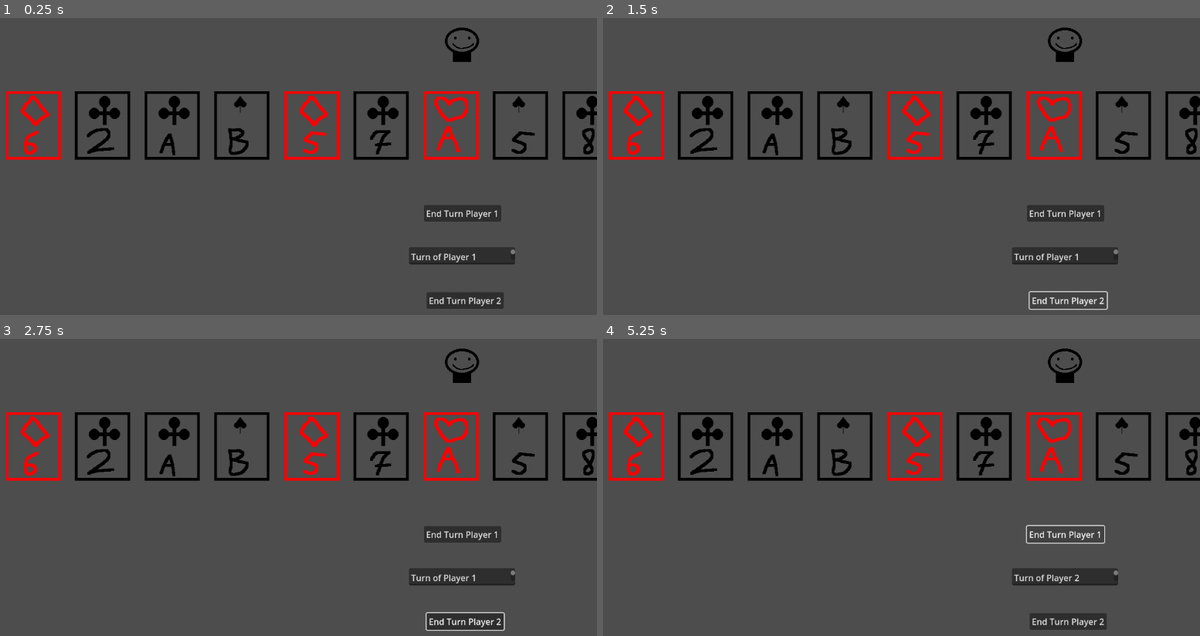
Above: before the commit, frames 1-4 (two rows, left to right).
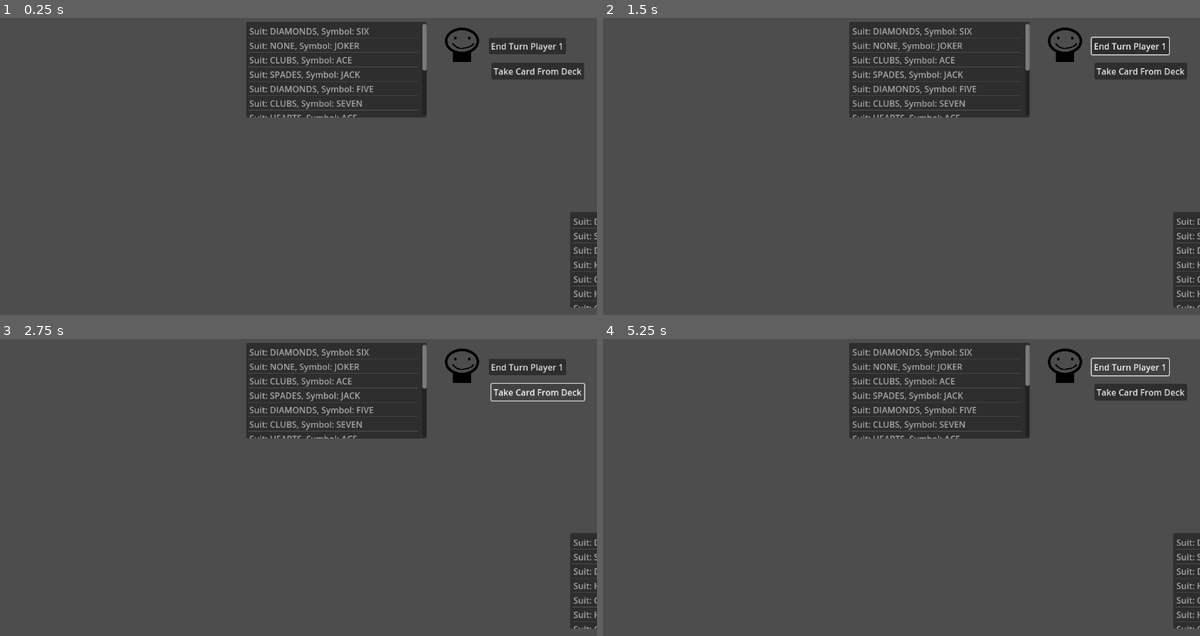
Above: after the commit, the same moments.

Repository: Brentem/JokerRummy
Game: Godot game, scene res://scenes/main.tscn
Two runs of this game, one before a commit and one after it. Both use one fixed random seed, a clock stepped at 60 frames per second and the inputs below.
Inputs (mouse positions are in pixels of both pictures, inside the frame that each line leads up to):
- Up to frame 1 (0.25 s): no input
- Up to frame 2 (1.5 s): click "End Turn Player 1" at 0.5 s; click (1068, 300) at 1.25 s, where only the run before the commit has a clickable "End Turn Player 2"
- Up to frame 3 (2.75 s): click (537, 392) at 2 s, where only the run after the commit has a clickable "Take Card From Deck"
- Up to frame 4 (5.25 s): click "End Turn Player 1" at 2.75 s; click (1068, 621) at 3.5 s, where only the run before the commit has a clickable "End Turn Player 2"; click (1140, 392) at 4.25 s, where only the run after the commit has a clickable "Take Card From Deck"; click "End Turn Player 1" at 5 s

The runs differ from the first frame. In frame 1, 19% of the frame differs, in the area x 0-100%, y 1-98%; in frame 2, 19%; in frame 3, 18%; in frame 4, 18%.

Commit message:
Possible to get card from deck.

Diff:
--- a/project/scenes/main.tscn
+++ b/project/scenes/main.tscn
@@ -16,26 +16,60 @@
 [node name="Player2" parent="." instance=ExtResource("3_a3nih")]
 position = Vector2(900, 900)
 
-[node name="Button1" type="Button" parent="."]
-offset_left = 829.0
-offset_top = 350.0
-offset_right = 973.0
-offset_bottom = 381.0
+[node name="TurnButton1" type="Button" parent="."]
+offset_left = 950.0
+offset_top = 37.0
+offset_right = 1094.0
+offset_bottom = 68.0
 text = "End Turn Player 1"
 
-[node name="Button2" type="Button" parent="."]
-offset_left = 834.0
-offset_top = 513.0
-offset_right = 978.0
-offset_bottom = 544.0
+[node name="TurnButton2" type="Button" parent="."]
+offset_left = 962.0
+offset_top = 883.0
+offset_right = 1106.0
+offset_bottom = 914.0
 text = "End Turn Player 2"
 
 [node name="TextEdit" type="TextEdit" parent="."]
-offset_left = 801.0
-offset_top = 429.0
-offset_right = 999.0
-offset_bottom = 461.0
+offset_left = 1522.0
+offset_top = 414.0
+offset_right = 1720.0
+offset_bottom = 446.0
 text = "Turn of"
 
-[connection signal="pressed" from="Button1" to="." method="_on_button_pressed" binds= [0]]
-[connection signal="pressed" from="Button2" to="." method="_on_button_pressed" binds= [1]]
+[node name="DeckList" type="ItemList" parent="."]
+offset_left = 1102.0
+offset_top = 363.0
+offset_right = 1439.0
+offset_bottom = 542.0
+
+[node name="PlayerOneList" type="ItemList" parent="."]
+offset_left = 497.0
+offset_top = 7.0
+offset_right = 834.0
+offset_bottom = 186.0
+
+[node name="PlayerTwoList" type="ItemList" parent="."]
+offset_left = 488.0
+offset_top = 788.0
+offset_right = 825.0
+offset_bottom = 967.0
+
+[node name="DeckButton1" type="Button" parent="."]
+offset_left = 955.0
+offset_top = 84.0
+offset_right = 1128.0
+offset_bottom = 115.0
+text = "Take Card From Deck"
+
+[node name="DeckButton2" type="Button" parent="."]
+offset_left = 972.0
+offset_top = 922.0
+offset_right = 1145.0
+offset_bottom = 953.0
+text = "Take Card From Deck"
+
+[connection signal="pressed" from="TurnButton1" to="." method="_on_turn_button_pressed" binds= [0]]
+[connection signal="pressed" from="TurnButton2" to="." method="_on_turn_button_pressed" binds= [1]]
+[connection signal="pressed" from="DeckButton1" to="." method="_on_action_button_pressed" binds= ["DeckButton", 0]]
+[connection signal="pressed" from="DeckButton2" to="." method="_on_action_button_pressed" binds= ["DeckButton", 1]]
--- a/project/scripts/card.gd
+++ b/project/scripts/card.gd
@@ -10,6 +10,7 @@
 var _suit = Suit.NONE
 var _symbol = Symbol.NONE
 
+# TODO: This functions is not used currently.
 func SetCardType(cardInfo: CardInfo):
 	_suit = cardInfo._suit
 	_symbol = cardInfo._symbol
--- a/project/scripts/card_types.gd
+++ b/project/scripts/card_types.gd
@@ -31,3 +31,5 @@
 class CardInfo:
 	var _suit : Suit = Suit.NONE
 	var _symbol : Symbol = Symbol.NONE
+	func _to_string() -> String:
+		return "Suit: " + Suit.keys()[_suit] + ", Symbol: " + Symbol.keys()[_symbol]
--- a/project/scripts/deck.gd
+++ b/project/scripts/deck.gd
@@ -7,6 +7,7 @@
 const Symbol = CardTypes.Symbol
 
 var _deckElements : Array[CardInfo]= []
+var _elementTaken : bool = false;
 
 func _init():
 	for i in 2:
@@ -27,4 +28,5 @@
 	_deckElements.shuffle()
 
 func GetCardFromDeck() -> CardInfo:
+	_elementTaken = true;
 	return _deckElements.pop_back()
--- a/project/scripts/main.gd
+++ b/project/scripts/main.gd
@@ -4,22 +4,49 @@
 
 const cardOffset := 150
 
+const DeckButton := "DeckButton"
+
 var deck : Deck = Deck.new()
+var playerList : Array[ItemList] = []
 
 # Called when the node enters the scene tree for the first time.
 func _ready():
-	var cardOnePosition := Vector2(-800, 150)
-	var cardTwoPosition := Vector2(-800, -150)
+
+	# NOTE: Begin of code to add card sprites to scene
+	#var cardOnePosition := Vector2(-800, 150)
+	#var cardTwoPosition := Vector2(-800, -150)
+	#
+	#for i in 13:
+		#$Player1.AddCard(deck.GetCardFromDeck(), cardOnePosition)
+		#$Player2.AddCard(deck.GetCardFromDeck(), cardTwoPosition)
+		#cardOnePosition.x += 130
+		#cardTwoPosition.x += 130
+	# NOTE: End of code to add card sprites to scene
+
+	playerList.append($PlayerOneList)
+	playerList.append($PlayerTwoList)
 
 	for i in 13:
-		$Player1.AddCard(deck.GetCardFromDeck(), cardOnePosition)
-		$Player2.AddCard(deck.GetCardFromDeck(), cardTwoPosition)
-		cardOnePosition.x += 130
-		cardTwoPosition.x += 130
+		playerList[0].add_item(deck.GetCardFromDeck().to_string())
+		playerList[1].add_item(deck.GetCardFromDeck().to_string())
 
 # Called every frame. 'delta' is the elapsed time since the previous frame.
 func _process(delta):
-	pass
+	for i in $TurnSystem.players.size():
+		if $TurnSystem.players[i].takingCardFromDeck:
+			playerList[i].add_item(deck.GetCardFromDeck().to_string())
+			$TurnSystem.players[i].actionTaken = true
+			$TurnSystem.players[i].takingCardFromDeck = false
 
-func _on_button_pressed(extra_arg_0: int) -> void:
-	$TurnSystem.SwitchTurns(extra_arg_0)
+	if deck._elementTaken:
+		deck._elementTaken = false
+		$DeckList.clear()
+		for element in deck._deckElements:
+			$DeckList.add_item(element.to_string());
+
+func _on_turn_button_pressed(id: int) -> void:
+	$TurnSystem.SwitchTurns(id)
+
+func _on_action_button_pressed(button_type: String, id: int) -> void:
+	if button_type == DeckButton:
+		$TurnSystem.DeckAction(id)
--- a/project/scripts/player.gd
+++ b/project/scripts/player.gd
@@ -8,7 +8,9 @@
 const Suit = CardTypes.Suit
 const Symbol = CardTypes.Symbol
 
-var hasTurn : bool = false;
+var takingCardFromDeck : bool = false
+var actionTaken : bool = false
+var hasTurn : bool = false
 
 # Called when the node enters the scene tree for the first time.
 func _ready() -> void:
@@ -18,6 +20,7 @@
 func _process(delta: float) -> void:
 	pass
 
+# TODO: This functions is not used currently.
 func AddCard(cardInfo: CardInfo, position: Vector2) -> void:
 	var card = card_scene.instantiate()
 	card.SetCardType(cardInfo)
--- a/project/scripts/turn_system.gd
+++ b/project/scripts/turn_system.gd
@@ -3,9 +3,6 @@
 const stringBase: String = "Turn of "
 const player1Base: String = "Player 1"
 const player2Base: String = "Player 2"
-
-var player1Turn: bool = true
-var player2Turn: bool = false
 
 var players : Array[Player] = []
 var playerStrings : Array[String] = ["Player 1", "Player 2"]
@@ -26,12 +23,21 @@
 	if id >= players.size():
 		return
 
-	if players[id].hasTurn:
+	if players[id].hasTurn and players[id].actionTaken:
 		for player in players:
 			player.hasTurn = false
+			player.actionTaken = false
 
 		var index := id + 1
 		if index == players.size():
 			index = 0
 
 		players[index].hasTurn = true
+
+func DeckAction(id: int) -> void:
+	var player := players[id]
+
+	if player.actionTaken and player.hasTurn:
+		return
+
+	player.takingCardFromDeck = true
Binary file removed: project/assets/card.png
Not shown, removed: project/assets/card.png.import
